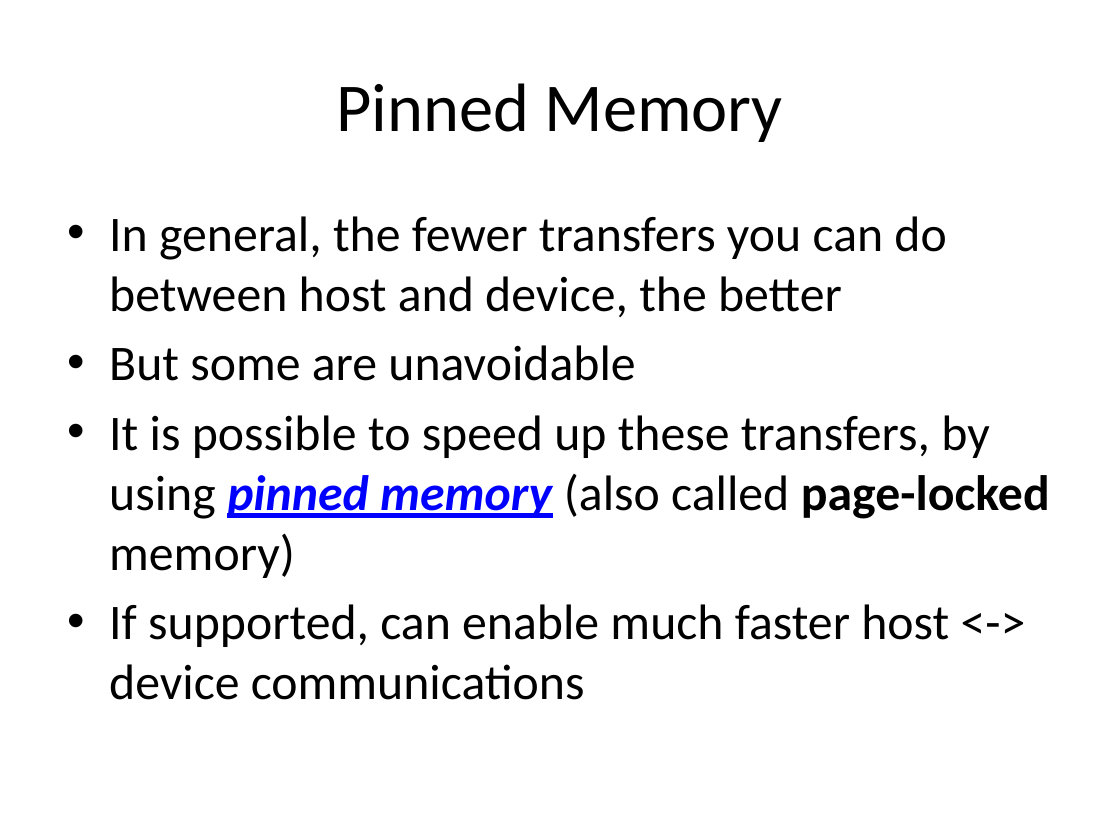
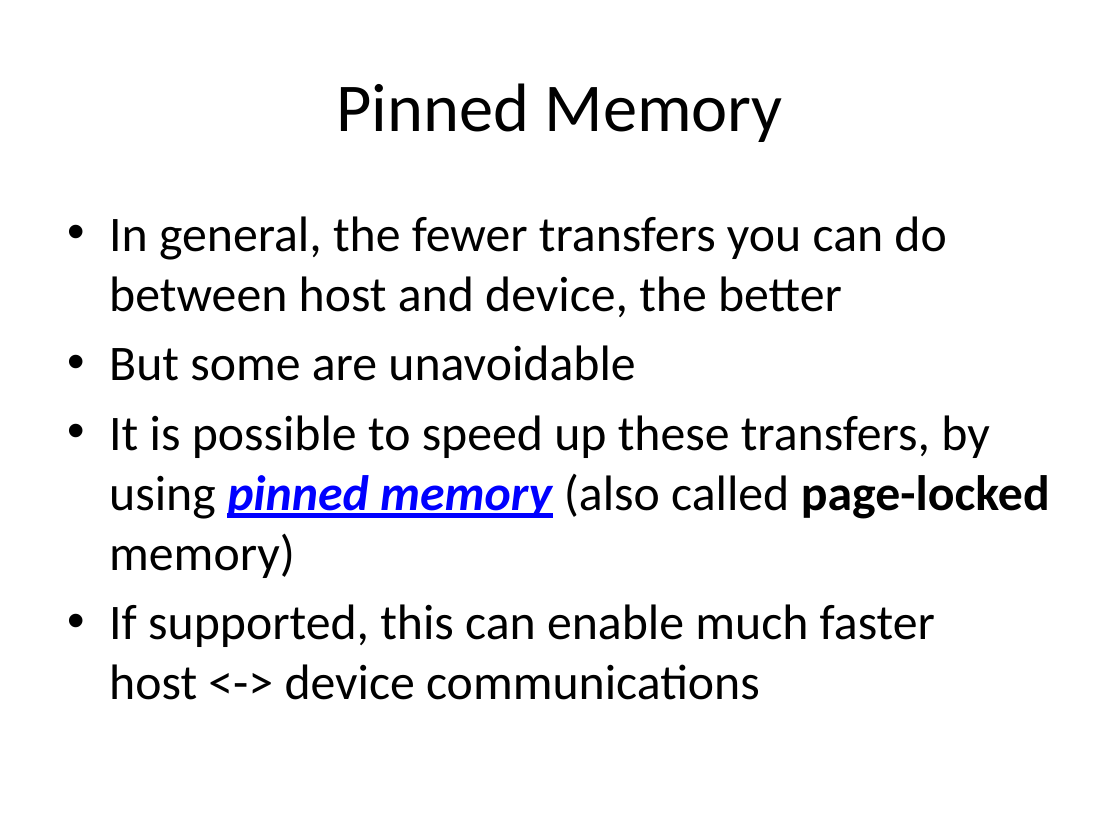
Before and after one commit to UoB-HPC/opencl-training-code, a slide deck: slide 12 of slides/advanced_part1.pptx. Drawn at 1120x840 pixels with LibreOffice and Linux fonts; fonts in the diff are those of the drawing. Boxes give left, top, right and bottom in pixels: in the first picture for what was removed or moved away, otherwise in the second. Text is boxed around its words. In the diff, an @@ line names an element or a change of style, - is before the commit and + after.

Commit message:
Part 1 updates
Minor wording improvements across several slides.

```diff
--- a/slides/advanced_part1.pptx
+++ b/slides/advanced_part1.pptx
@@ text at [109,604,935,700]: text changed @@
-• If supported, can enable much faster host <-> device communications
+• If supported, this can enable much faster
+  host <-> device communications
```
Also in this commit, not shown: 12 other slides changed.
